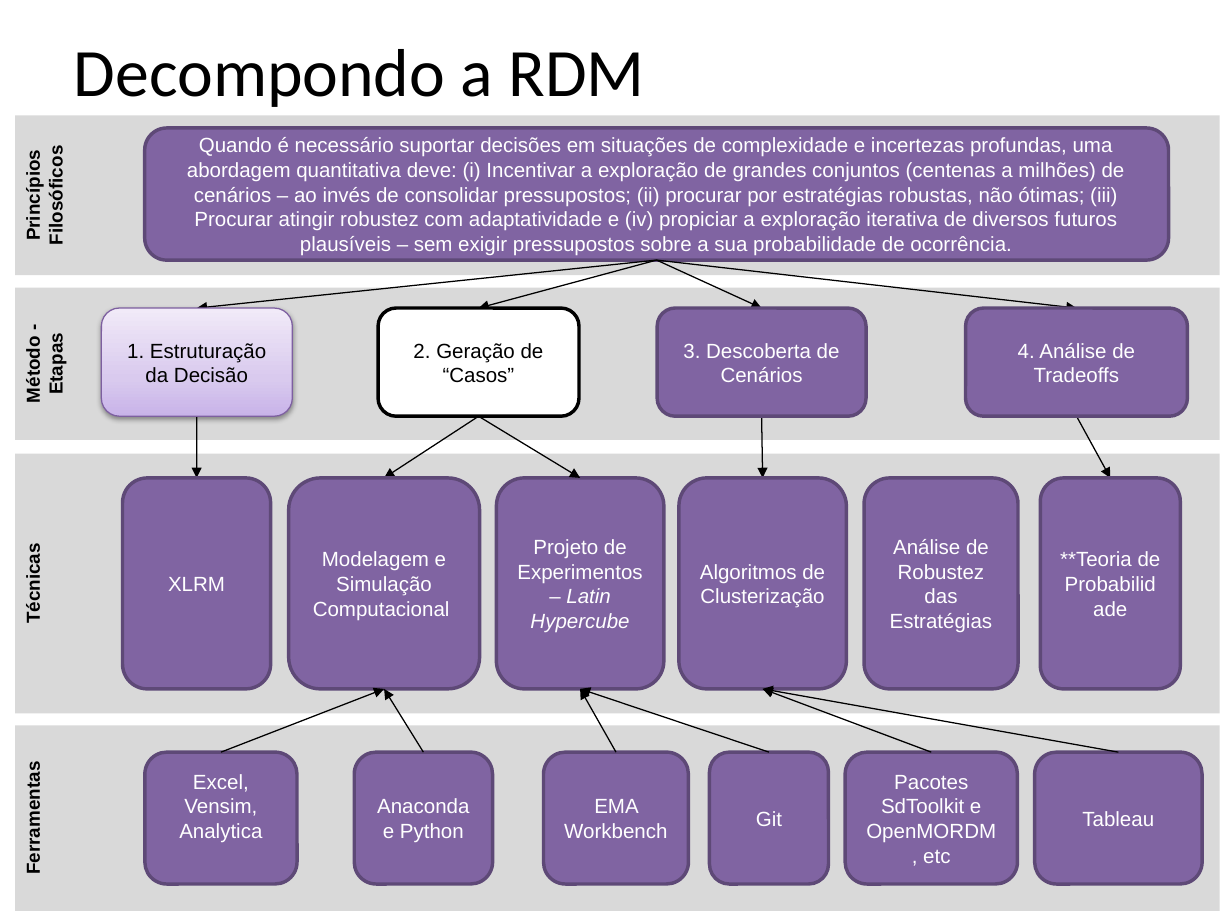
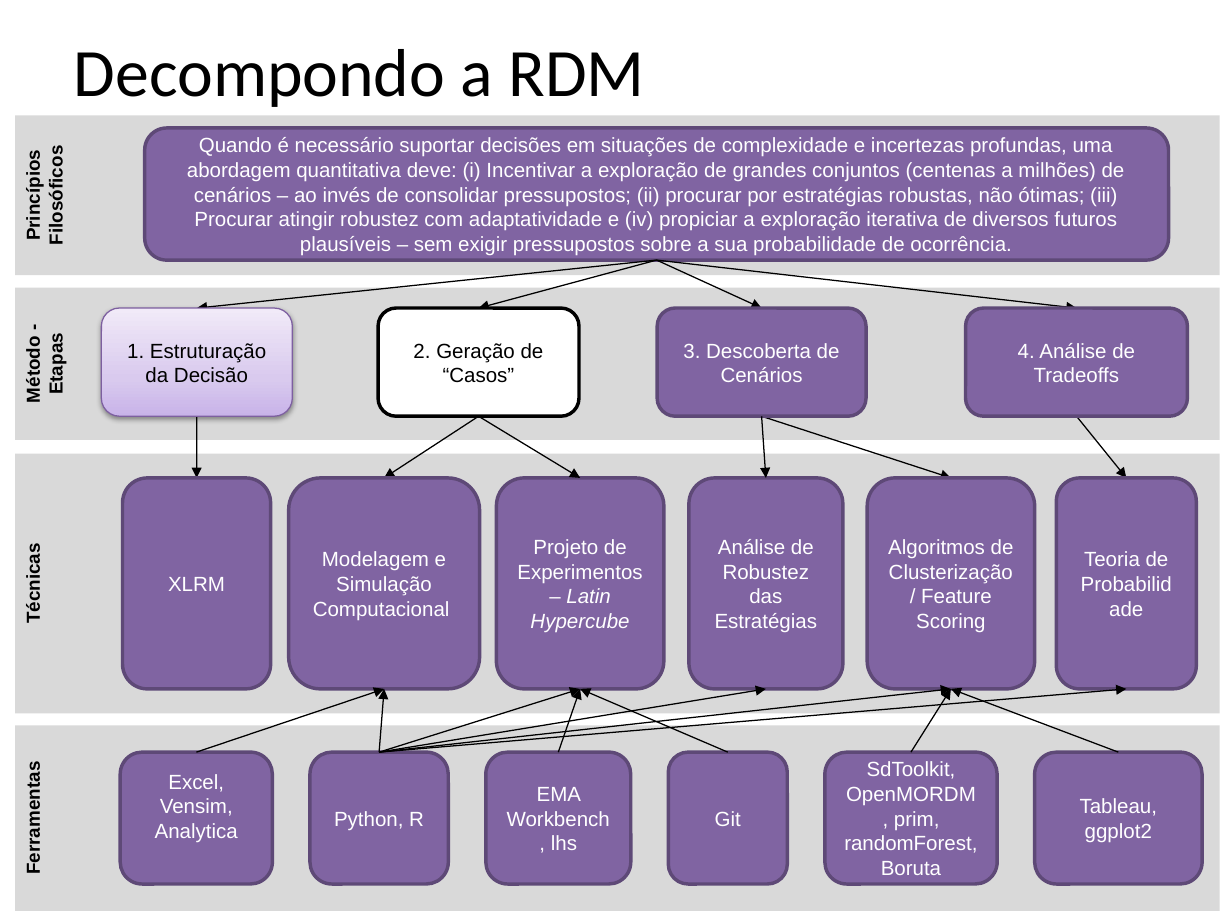
Before and after one commit to pedroliman/ms-rdm-dissertation, a slide deck: slide 22 of dissertacao-docs/apresentacoes/Dissertação - RDM - EMA - Imagens.pptx. Drawn at 1232x924 pixels with LibreOffice and Linux fonts; fonts in the diff are those of the drawing; background and template pictures are left out. Boxes give left, top, right and bottom in pixels: in the first picture for what was removed or moved away, otherwise in the second. Text is boxed around its words. In the diff, an @@ line names an element or a change of style, - is before the commit and + after.

```diff
--- a/dissertacao-docs/apresentacoes/Dissertação - RDM - EMA - Imagens.pptx
+++ b/dissertacao-docs/apresentacoes/Dissertação - RDM - EMA - Imagens.pptx
@@ arrow moved from (761, 416) - (763, 478) to (761, 416) - (951, 478) @@
@@ arrow added from (761, 416) to (766, 478), #000000 0.75 pt @@
@@ arrow moved from (1077, 416) - (1110, 478) to (1077, 416) - (1126, 478) @@
@@ rounded rectangle "Análise de Robustez das Estratégias": place and size @@
-rounded rectangle "Análise de Robustez das Estratégias" at bbox=[864, 478, 1018, 689]
+rounded rectangle "Análise de Robustez das Estratégias" at bbox=[689, 478, 843, 689]
@@ rounded rectangle "Algoritmos de Clusterização / Feature ...": place and size @@
-rounded rectangle "Algoritmos de Clusterização / Feature ..." at bbox=[679, 478, 846, 689]
+rounded rectangle "Algoritmos de Clusterização / Feature ..." at bbox=[867, 478, 1035, 689]
@@ rounded rectangle "Teoria de Probabilidade": place and size @@
-rounded rectangle "Teoria de Probabilidade" at bbox=[1040, 478, 1180, 689]
+rounded rectangle "Teoria de Probabilidade" at bbox=[1056, 478, 1196, 689]
@@ text in rounded rectangle at bbox=[888, 539, 1014, 632]: text changed @@
-Algoritmos de Clusterização
+Algoritmos de Clusterização / Feature Scoring
@@ text in rounded rectangle at bbox=[1084, 551, 1169, 566]: text changed @@
-**Teoria de Probabilidade
+Teoria de Probabilidade
@@ arrow moved from (221, 753) - (384, 689) to (196, 753) - (384, 689) @@
@@ arrow moved from (424, 753) - (384, 689) to (379, 753) - (384, 689) @@
@@ arrow added from (379, 753) to (766, 689), #000000 0.75 pt @@
@@ arrow added from (379, 753) to (580, 689), #000000 0.75 pt @@
@@ arrow added from (379, 753) to (951, 689), #000000 0.75 pt @@
@@ arrow added from (379, 753) to (1126, 689), #000000 0.75 pt @@
@@ arrow moved from (616, 753) - (580, 689) to (558, 753) - (580, 689) @@
@@ arrow moved from (769, 753) - (580, 689) to (728, 753) - (580, 689) @@
@@ arrow moved from (931, 753) - (763, 689) to (910, 753) - (951, 689) @@
@@ arrow moved from (1119, 753) - (763, 689) to (1119, 753) - (951, 689) @@
@@ rounded rectangle "Excel, Vensim, Analytica": place and size @@
-rounded rectangle "Excel, Vensim, Analytica" at bbox=[145, 753, 298, 885]
+rounded rectangle "Excel, Vensim, Analytica" at bbox=[121, 753, 274, 885]
@@ rounded rectangle "Python, R": place and size @@
-rounded rectangle "Python, R" at bbox=[355, 753, 493, 885]
+rounded rectangle "Python, R" at bbox=[310, 753, 448, 885]
@@ rounded rectangle "EMA Workbench, lhs": place and size @@
-rounded rectangle "EMA Workbench, lhs" at bbox=[543, 753, 689, 885]
+rounded rectangle "EMA Workbench, lhs" at bbox=[485, 753, 631, 885]
@@ rounded rectangle "Git": place and size @@
-rounded rectangle "Git" at bbox=[710, 753, 829, 885]
+rounded rectangle "Git" at bbox=[668, 753, 787, 885]
@@ rounded rectangle "SdToolkit, OpenMORDM, prim, randomForest, Boruta": place and size @@
-rounded rectangle "SdToolkit, OpenMORDM, prim, randomForest, Boruta" at bbox=[845, 753, 1018, 885]
+rounded rectangle "SdToolkit, OpenMORDM, prim, randomForest, Boruta" at bbox=[825, 753, 998, 885]
@@ text in rounded rectangle at bbox=[844, 761, 977, 875]: text changed @@
-Pacotes SdToolkit e OpenMORDM, etc
+SdToolkit, OpenMORDM, prim, randomForest, Boruta
@@ text in rounded rectangle at bbox=[507, 787, 610, 850]: text changed @@
-EMA Workbench
+EMA Workbench, lhs
@@ text in rounded rectangle at bbox=[1080, 798, 1157, 843]: text changed @@
-Tableau
+Tableau, ggplot2
@@ text in rounded rectangle at bbox=[334, 811, 424, 830]: text changed @@
-Anaconda e Python
+Python, R
```
Also in this commit, not shown: 7 other files.
